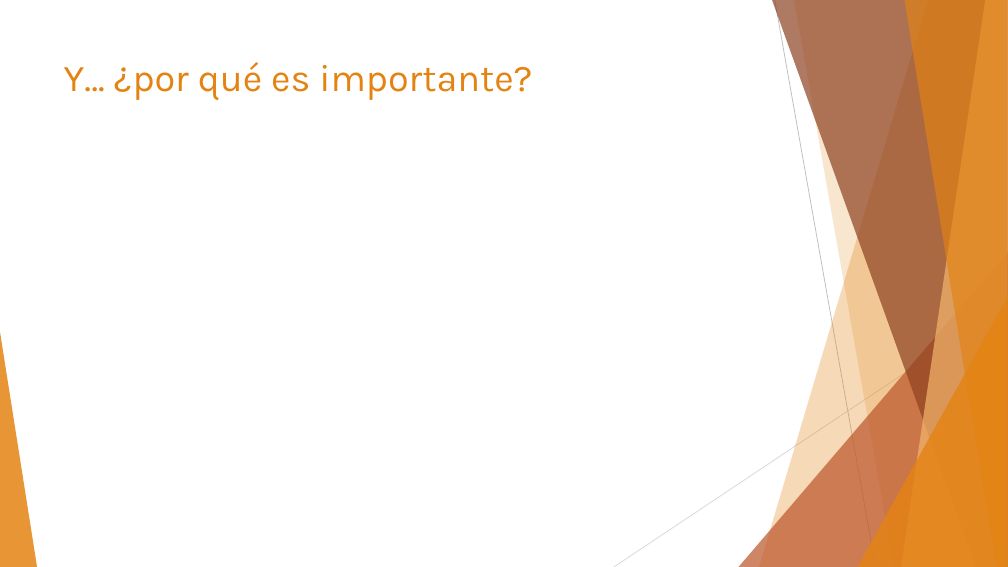
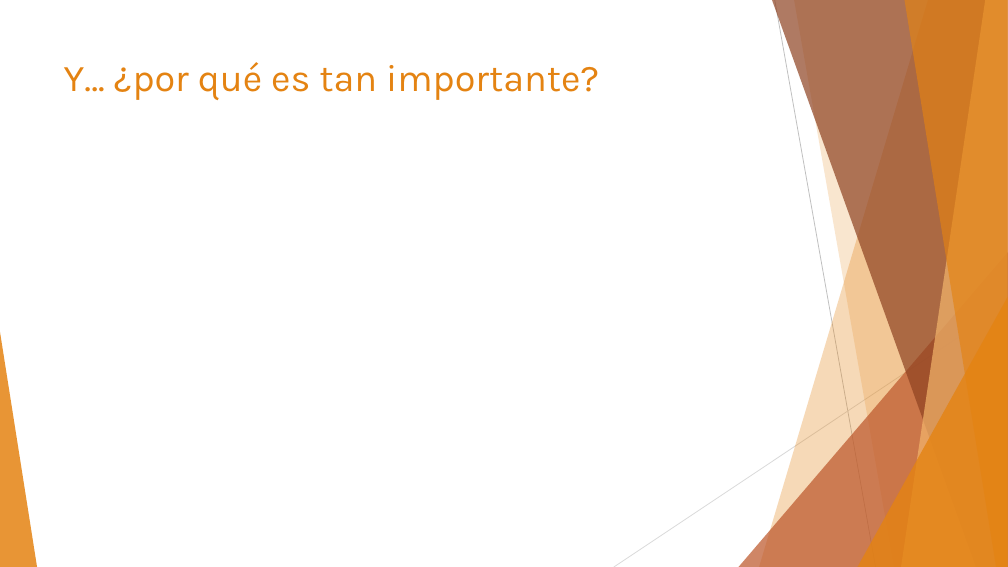
Before and after one commit to jofaval/talks-about, a slide deck: slide 8 of frontend/astro/rocket-man-an-astro-introduction/rocket-man-an-astro-introduction.es.slides.pptx (slide 10 before the commit). Drawn at 1008x567 pixels with LibreOffice and Linux fonts; fonts in the diff are those of the drawing. Boxes give left, top, right and bottom in pixels: in the first picture for what was removed or moved away, otherwise in the second. Text is boxed around its words. In the diff, an @@ line names an element or a change of style, - is before the commit and + after.

```diff
--- a/frontend/astro/rocket-man-an-astro-introduction/rocket-man-an-astro-introduction.es.slides.pptx
+++ b/frontend/astro/rocket-man-an-astro-introduction/rocket-man-an-astro-introduction.es.slides.pptx
@@ title at (64,62,599,100): text changed @@
-Y… ¿por qué es importante?
+Y… ¿por qué es tan importante?
```
Also in this commit, not shown: 3 other slides changed, 1 slide added, 2 other files.
